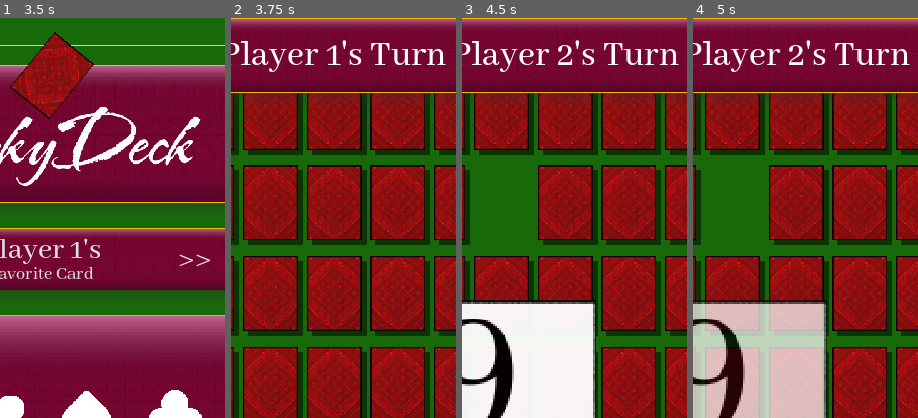
Above: before the commit, frames 1-4 (left to right).
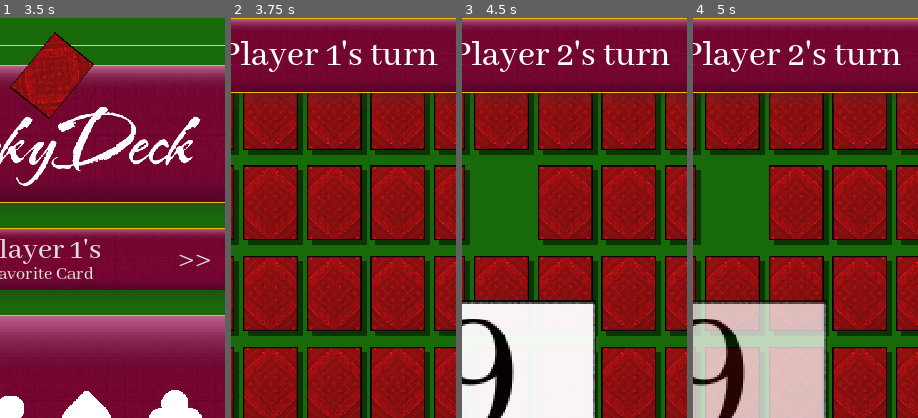
Above: after the commit, the same moments.

Repository: Yavuz7/LuckyDeck
Game: Godot game, scene res://Scripts/main_menu.tscn
The game is run twice, just before and just after one commit, with the same random seed, the same clock (stepped at 60 frames per second) and the same inputs.
Inputs (mouse positions are % of the whole screen's width and height, from its top left):
- Up to frame 1 (3.5 s): click "Play" at 0.5 s; click "Play" at 1.25 s; click "Continue" at 2 s; click "Return" at 2.75 s
- Up to frame 2 (3.75 s): click "Start Game" at 3.5 s
- Up to frame 3 (4.5 s): click (50, 21) at 4.25 s
- Up to frame 4 (5 s): no input
The pictures show only the part of the screen within x 41-91%, y 0-50%; the shares and areas given below are measured in that part.

Frame 1 is identical in both runs. In frame 2, 0.8% of the frame differs, in the area x 61-96%, y 6-12%; in frame 3, 0.8%, in the area x 62-97%, y 6-12%; in frame 4, 0.8%.

Commit message:
Added Custom Name Functionality to game

Diff:
--- a/Menus/player_number_selection.gd
+++ b/Menus/player_number_selection.gd
@@ -38,7 +38,8 @@
 
 func _on_continue_pressed():
 	GameManager.numOfPlayers = players.value
-
+	var arrayOfNamesToUse = arrayOfCustomNames.slice(0,players.value)
+	GameManager.playerNames = arrayOfNamesToUse
 	get_parent().add_child(playerFavoriteCardSelection.instantiate())
 	self.queue_free()
 
--- a/Scripts/GameManager.gd
+++ b/Scripts/GameManager.gd
@@ -7,6 +7,8 @@
 var playerDisplay
 var footerDisplay
 var turnPlayerFavoriteCard
+
+
 #Grid used for resizing after cards are picked
 var grid
 var victoryScreen
@@ -30,6 +32,7 @@
 
 var outPlayers = Array()
 
+var playerNames = Array()
 
 # Called when the node enters the scene tree for the first time.
 func _ready():
@@ -38,7 +41,7 @@
 func fillPlayerArray():
 	var i = 0
 	while (i < numOfPlayers):
-		gamePlayers.append(Player.new(playerFavoriteCards[i]))
+		gamePlayers.append(Player.new(playerFavoriteCards[i],playerNames[i]))
 		i+= 1
 
 #This Function Handles Stuff That Needs To Happen before player input
@@ -46,7 +49,7 @@
 func setStart(startingPlayer):
 	currentPlayer = startingPlayer
 	turnPlayerFavoriteCard.set_texture(gamePlayers[currentPlayer].favoriteCard)
-	playerDisplay.text = "Player "+ str(currentPlayer +1) +"'s Turn"
+	playerDisplay.text = gamePlayers[currentPlayer].playerName	+ "'s turn"
 func setDeck(newDeck):
 	Deck = newDeck.duplicate()
 	pass
@@ -86,14 +89,14 @@
 func addCardToPlayer(i):
 	var lastCard = Deck[i]
 	gamePlayers[currentPlayer].cards.append(lastCard)
-	print("Player " + str(currentPlayer + 1) + "\'s Current Hand: " + str(gamePlayers[currentPlayer].cards))
+	#print("Player " + str(currentPlayer + 1) + "\'s Current Hand: " + str(gamePlayers[currentPlayer].cards))
 
 func changeCurrentPlayer():
 
 	loopThroughPlayers()
 #		print("Current Player After OutPlayers Loop: " + str( currentPlayer + 1))
 
-	playerDisplay.text = "Player "+ str(currentPlayer +1) +"'s Turn"
+	playerDisplay.text = gamePlayers[currentPlayer].playerName	+ "'s turn"
 	turnPlayerFavoriteCard.set_texture(gamePlayers[currentPlayer].favoriteCard)
 	displayCurrentPlayerCards(false)
 
@@ -212,7 +215,7 @@
 
 #Initalize Stuff
 	victoryScreen.visible = true
-	victoryScreen.get_node("Winner/Label").text = "Player " + str(currentPlayer + 1) + " Wins!"
+	victoryScreen.get_node("Winner/Label").text = gamePlayers[currentPlayer].playerName	+ " Wins!"
 	victoryScreen.get_node("VictoryPopup/VBoxContainer/VictoryType").text = victoryMessage
 	var victoryScreenCardDisplay = victoryScreen.get_node("VictoryPopup/VBoxContainer/FlowContainer/PlayerCards");
 
--- a/Scripts/Player.gd
+++ b/Scripts/Player.gd
@@ -3,7 +3,7 @@
 class_name Player
 
 var index
-#var playerName:Strin
+var playerName:String
 var favoriteCard;
 var cards = Array()
 var cardTextures = Array()
@@ -13,8 +13,9 @@
 var cardTexturesSortedSuits = Array()
 
 
-func _init(favCard):
+func _init(favCard,name):
 	favoriteCard = load("res://assets/Images/CardFronts/cards"+str(favCard[0])+"-"+str(favCard[1])+".png")
+	playerName = name
 	cards = []
 	cardTextures = []
 
--- a/Scripts/pauseButton.gd
+++ b/Scripts/pauseButton.gd
@@ -43,7 +43,7 @@
 		template.set_custom_minimum_size(Vector2(5,5))
 		var templateDisplay = template.get_node("HSplitContainer/ScrollContainer/PlayerCards")
 		var templateName = template.get_node("HSplitContainer/PlayerName")
-		templateName.text = "Player " + str(player + 1)
+		templateName.text = gamePlayers[player].playerName
 		if outPlayers.has(player):
 			templateName.set("theme_override_colors/font_color",Color(Color.WEB_GRAY))
 		if player == currentPlayer:
